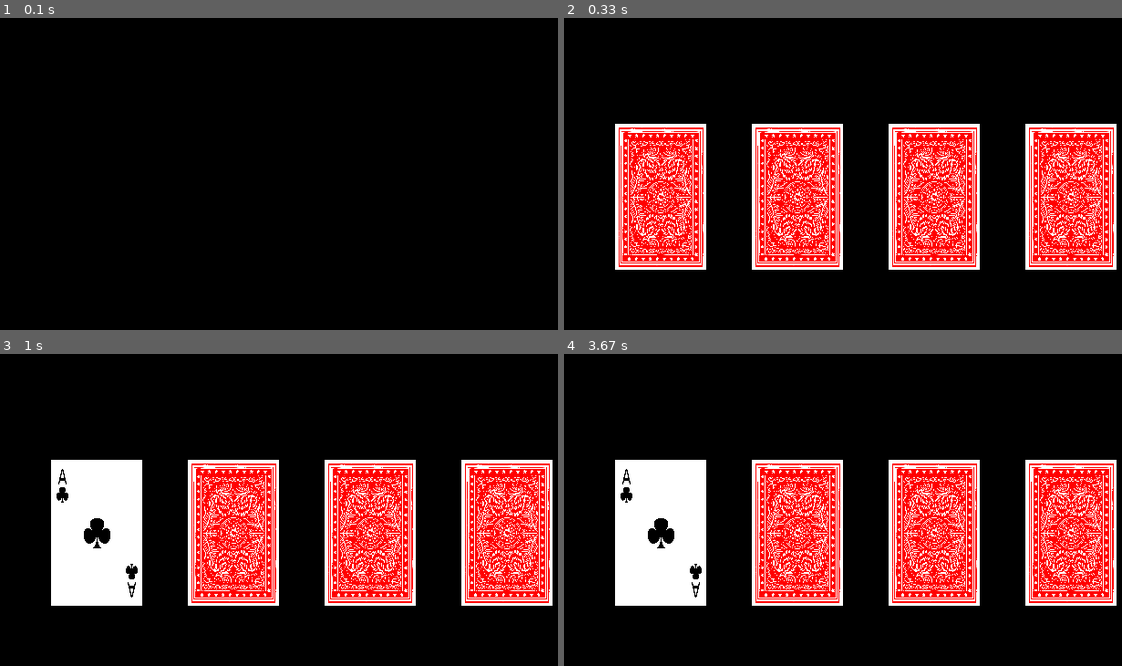
Above: before the commit, frames 1-4 (two rows, left to right).
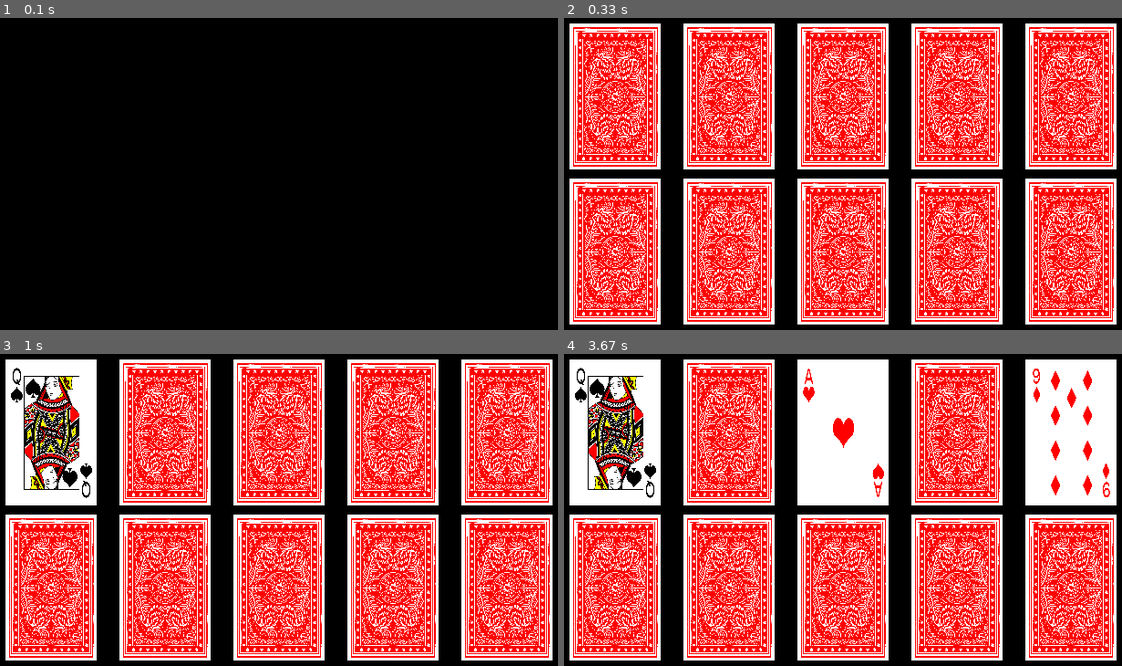
Above: after the commit, the same moments.

Repository: emiliosmoreno/pygame
Game: pygame game, started from card_game_memory/main.py
The game is run twice, just before and just after one commit, with the same random seed, the same clock (stepped at 60 frames per second) and the same inputs.
Inputs (mouse positions are in pixels of both pictures, inside the frame that each line leads up to):
- Up to frame 1 (0.1 s): no input
- Up to frame 2 (0.33 s): no input
- Up to frame 3 (1 s): press the mouse at (507, 588) at 0.37 s; move the mouse to (301, 547) at 0.47 s; release the mouse at (100, 506) at 0.6 s; press the mouse at (390, 588) at 0.7 s; move the mouse to (234, 522) at 0.8 s; release the mouse at (78, 456) at 0.93 s
- Up to frame 4 (3.67 s): press the mouse at (954, 588) at 1.03 s; move the mouse to (965, 578) at 1.13 s; release the mouse at (976, 569) at 1.27 s; press the mouse at (1071, 588) at 1.37 s; move the mouse to (854, 559) at 1.47 s; release the mouse at (642, 534) at 1.6 s; press the mouse at (731, 432) at 1.7 s; move the mouse to (670, 503) at 1.8 s; release the mouse at (614, 572) at 1.93 s; press the mouse at (843, 432) at 2.53 s; move the mouse to (848, 407) at 2.63 s; release the mouse at (854, 382) at 2.77 s; press the mouse at (1071, 588) at 2.87 s; move the mouse to (1071, 510) at 2.97 s; release the mouse at (1071, 435) at 3.1 s; press the mouse at (731, 588) at 3.2 s; move the mouse to (837, 572) at 3.3 s; release the mouse at (943, 553) at 3.43 s; press the mouse at (731, 432) at 3.53 s; move the mouse to (731, 522) at 3.63 s

Frame 1 is identical in both runs. In frame 2, 71% of the frame differs, in the area x 0-100%, y 1-99%; in frame 3, 70%; in frame 4, 71%.

Commit message:
Colocación de las cartas en la mesa y diversas mejoras

Diff:
--- a/card_game_memory/card.py
+++ b/card_game_memory/card.py
@@ -9,6 +9,9 @@
 
 class Card:
 
+    ANCHO=100
+    ALTO=160
+
     # Método de inicialización
     # Constructor parametrizado
     def __init__(self,n, p, x, y):
@@ -18,15 +21,19 @@
         self.posx=x
         self.posy=y
 
+    def __init__(self,n, p):
+        self.visible=False
+        self.numero=n
+        self.palo=p
 
     def pintar_carta(self,escena):
         self.escena=escena
         if (not self.visible):
             self.img = pygame.image.load('card_game_memory/img/cards/card_back_red.png')
         else:
-            self.img = pygame.image.load('card_game_memory/img/cards/'+self.palo+self.numero+'.png')
+            self.img = pygame.image.load('card_game_memory/img/cards/'+str(self.palo)+str(self.numero)+'.png')
 
-        self.img = pygame.transform.scale(self.img , (100,160)) # Scale the loaded card image
+        self.img = pygame.transform.scale(self.img , (Card.ANCHO,Card.ALTO)) # Scale the loaded card image
         self.escena.blit(self.img,(self.posx,self.posy))
 
     def mostrar_carta(self):
@@ -37,3 +44,9 @@
 
     def cambiar_carta(self):
         self.visible=not self.visible
+
+    def setPosX(self,x):
+        self.posx=x
+
+    def setPosY(self,y):
+        self.posy=y
--- a/card_game_memory/main.py
+++ b/card_game_memory/main.py
@@ -20,7 +20,7 @@
      # Método de inicialización
     def __init__(self):
 
-        pygame.display.set_caption("Hello World! by @emiliosmoreno")
+        pygame.display.set_caption("Memory! by @emiliosmoreno")
         pygame.font.init()
 
         #definición de atributos del juego
@@ -32,6 +32,7 @@
         Utilidades.pintar_icono(self)
 
         self.game=MemoryCardGame(self.escena) #Inicialización del juego
+        MemoryCardGame.colocar_cartas_mesa(self.game)
 
     # Ejecución del juego
     def run(self):
@@ -43,8 +44,8 @@
             while not self.en_pausa:
                 ManejadorEventos.run(self)
                 Utilidades.pintar_pausa_juego(self)
+                MemoryCardGame.pintar_cartas(self, self.game.mesa, self.escena)
                 pygame.display.update() #Se actualiza la escena
-                MemoryCardGame.pintar_cartas(self, self.game.mesa, self.escena)
 
             ManejadorEventos.run(self)
             Utilidades.pintar_pausa_juego(self)
--- a/card_game_memory/memory_card.py
+++ b/card_game_memory/memory_card.py
@@ -7,31 +7,75 @@
 #  Clase principal que controla el juego
 
 from card import * #Importamos nuestro módulo que representa una carta
+from constantes import * #Importamos nuestro módulo que representa una carta
+import random
+from pygame.locals import *
 
 class MemoryCardGame:
+    MAX_CARDS=5
+    MAX_CARDS_IN_TABLE=MAX_CARDS*2
 
     # Método de inicialización
     def __init__(self, escena):
         self.mesa=list()    #inicialización de las cartas
         self.escena=escena
 
-        carta1=Card('01','c',100,160)
-        carta2=Card('01','d',250,160)
-        carta3=Card('01','h',400,160)
-        carta4=Card('01','s',550,160)
+        for numero in range(1,13):
+            for palo in ('c','d','h','s'):
+                carta=Card('00','x')
+                if (numero<10):
+                    carta.numero='0'+str(numero);
+                else:
+                    carta.numero=numero;
+                carta.palo=palo
+                carta.setPosX(0)
+                carta.setPosY(0)
+                self.mesa.append(carta)
 
-        self.mesa.append(carta1)
-        self.mesa.append(carta2)
-        self.mesa.append(carta3)
-        self.mesa.append(carta4)
+        #se desordenan las cartas
+        for todas in range (0,len(self.mesa)):
+            random.shuffle(self.mesa)
+
+        #Se copian exactamente la mitad de cartas posibles
+        mesa_temporal=self.mesa[0:MemoryCardGame.MAX_CARDS]
+        for carta in self.mesa[0:MemoryCardGame.MAX_CARDS]:
+            copia_carta=Card('00','x')
+            copia_carta.numero=carta.numero
+            copia_carta.palo=carta.palo
+            copia_carta.posx=carta.posx
+            copia_carta.posy=carta.posy
+            mesa_temporal.append(copia_carta)
+        self.mesa=mesa_temporal
+
+        #se desordenan, de nuevo, las cartas
+        for todas in range (0,len(mesa_temporal)):
+            random.shuffle(self.mesa)
+
+
+    def colocar_cartas_mesa(self):
+        #Setear las posiciones
+        x_inicial=50
+        y_inicial=50
+        x=x_inicial
+        y=y_inicial
+        ncartas=0
+        while (y < Constantes.HEIGHT and ncartas<MemoryCardGame.MAX_CARDS_IN_TABLE):
+            cartas_por_fila=0
+            while (x < Constantes.WIDTH and cartas_por_fila<MemoryCardGame.MAX_CARDS):
+                self.mesa[ncartas].setPosX(x)
+                self.mesa[ncartas].setPosY(y)
+                ncartas=ncartas+1
+                x=x+Card.ANCHO+25
+                cartas_por_fila=cartas_por_fila+1
+            y=y+Card.ALTO+10    #Se salta de linea
+            x=x_inicial     #Se empieza de nuevo al inicio de la fila
 
     def pintar_cartas(self, mesa, escena):
         self.mesa=mesa
-        for carta in self.mesa:
-            Card.pintar_carta(carta, self.escena)
+        for pos in range(0,MemoryCardGame.MAX_CARDS_IN_TABLE):
+            Card.pintar_carta(self.mesa[pos], self.escena)
 
     def manejar_eventos(self, evento):
-
         # handle MOUSEBUTTONUP
         if evento.type == pygame.MOUSEBUTTONUP:
                 pos = pygame.mouse.get_pos()
@@ -39,7 +83,8 @@
 
     def cambiar_cartas(self, mesa, x, y):
         self.mesa=mesa
-        for carta in self.mesa:
-            if (x >= carta.posx and x<=carta.posx+100):
-                if (y>=carta.posy and y<=carta.posy+160):
+        for pos in range(0,MemoryCardGame.MAX_CARDS_IN_TABLE):
+            carta=self.mesa[pos]
+            if (x >= carta.posx and x<=carta.posx+Card.ANCHO):
+                if (y>=carta.posy and y<=carta.posy+Card.ALTO):
                     Card.cambiar_carta(carta)
